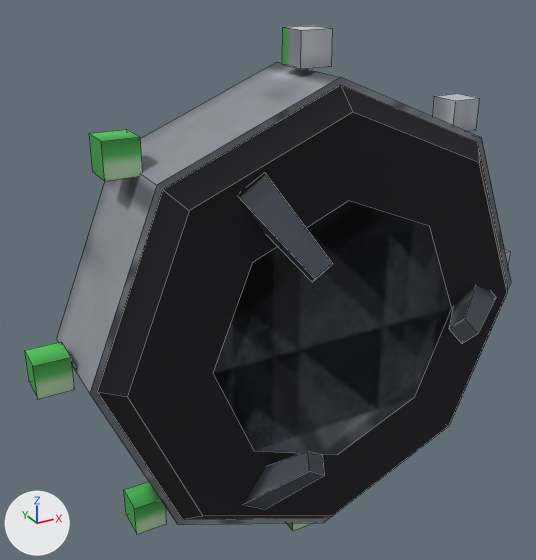
Before and after pictures for a commit that changed the OBJ model tenebris-rs/assets/models/ship_docking_collar.obj.
Camera for both pictures: a 50 mm camera at (-1.126, -1.993, 1.035) aimed at (-0.119, -0.161, 0.119). Lighting does not change. The marker at lower left points along +X, +Y and +Z. The first picture is the older version. Mesh edges are drawn as thin lines. Where no turn or scale is listed for an object, it has been applied to the vertices.

Objects in the first picture: 'bore', 'collar', 'hooks', 'leds', 'seal'.
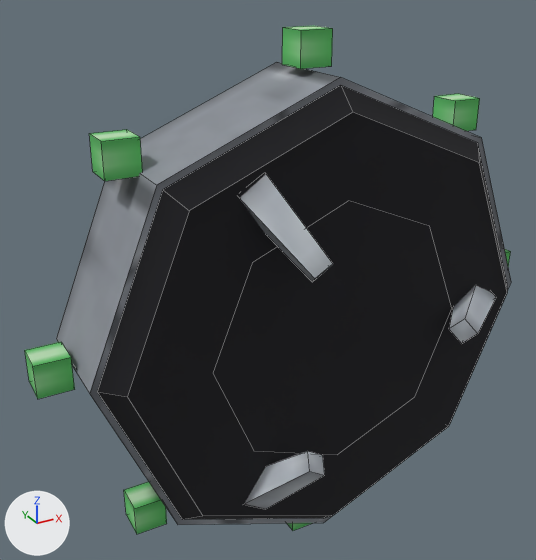
The change, as JSON lines over the scene's bpy script:
```json
{"block": "me_bore", "where": "# used by ob_bore; location = (0.0, 0.0, 0.0)"}
{"block": "me_bore", "where": "# verts and faces of me_bore; kept vertices keep their numbers, new ones are numbered from 16"}
{"block": "me_bore", "where": "# before: 0 (0.42, 0.0, 0.0), 1 (0.297, 0.0, 0.297), 2 (0.0, 0.0, 0.42), 3 (-0.297, 0.0, 0.297), 4 (-0.42, 0.0, 0.0)"}
{"block": "me_bore", "where": "# before: 5 (-0.297, 0.0, -0.297), 6 (0.0, 0.0, -0.42), 7 (0.297, 0.0, -0.297), 8 (0.42, -0.4, 0.0) at pixel (451, 307), 9 (0.297, -0.4, 0.297) at pixel (429, 226)"}
{"block": "me_bore", "where": "# before: 10 (0.0, -0.4, 0.42) at pixel (348, 200), 11 (-0.297, -0.4, 0.297) at pixel (252, 262), 12 (-0.42, -0.4, 0.0) at pixel (212, 373), 13 (-0.297, -0.4, -0.297) at pixel (253, 450), 14 (0.0, -0.4, -0.42) at pixel (337, 454)"}
{"block": "me_bore", "where": "# before: 15 (0.297, -0.4, -0.297) at pixel (414, 397)"}
{"op": "remove", "block": "me_bore", "code": "me_bore.from_pydata(...)  # 16 vertices, 10 faces; spans x -0.42..0.42, y -0.4..0.0, z -0.42..0.42"}
{"op": "add", "block": "me_bore", "code": "me_bore.from_pydata(...)  # 16 vertices, 8 faces; spans x -0.42..0.42, y -0.4..0.0, z -0.42..0.42"}
{"block": "me_bore", "change": "me_bore part 1"}
{"op": "add", "block": "me_bore", "code": "delete_faces([(0, 7, 6, 5, 4, 3, 2, 1), (8, 9, 10, 11, 12, 13, 14, 15)])"}
{"block": "me_hooks", "where": "me_hooks.from_pydata(...)  # 24 vertices, 18 faces; spans x -0.335..0.601, y -0.573..-0.31, z -0.533..0.533"}
{"block": "me_hooks", "where": "# used by ob_hooks; location = (0.0, 0.0, 0.0)"}
{"block": "me_hooks", "change": "me_hooks part 2: texture (UV) coordinates of 18 of 18 faces, centred in x -0.28..0.56, y -0.54..-0.36, z -0.485..0.485, changed; they spanned u 0.63..0.96, v 0.54..0.58 and now span u 0.01..0.34, v 0.41..0.45"}
{"block": "me_leds", "where": "me_leds.from_pydata(...)  # 64 vertices, 48 faces; spans x -0.85..0.85, y -0.22..-0.12, z -0.85..0.85"}
{"block": "me_leds", "where": "# used by ob_leds; location = (0.0, 0.0, 0.0)"}
{"block": "me_leds", "change": "me_leds part 3: texture (UV) coordinates of 48 of 48 faces, centred in x -0.85..0.85, y -0.22..-0.12, z -0.85..0.85, changed; they spanned u 0.01..0.89, v 0.4..0.45 and now span u 0.01..0.98, v 0.37..0.45"}
```

Where the change shows, as pixel boxes (x1, y1, x2, y2) in the pictures (536 x 560 px):
```json
{"object": "bore", "change": "reshaped", "before": [215, 201, 452, 455], "on screen": "not visible afterwards"}
{"part": 2, "of": "me_hooks", "change": "surface changed", "before": [240, 174, 496, 509], "after": [240, 174, 496, 509]}
{"part": 3, "of": "me_leds", "change": "surface changed", "before": [25, 26, 511, 534], "after": [25, 26, 511, 534]}
```
